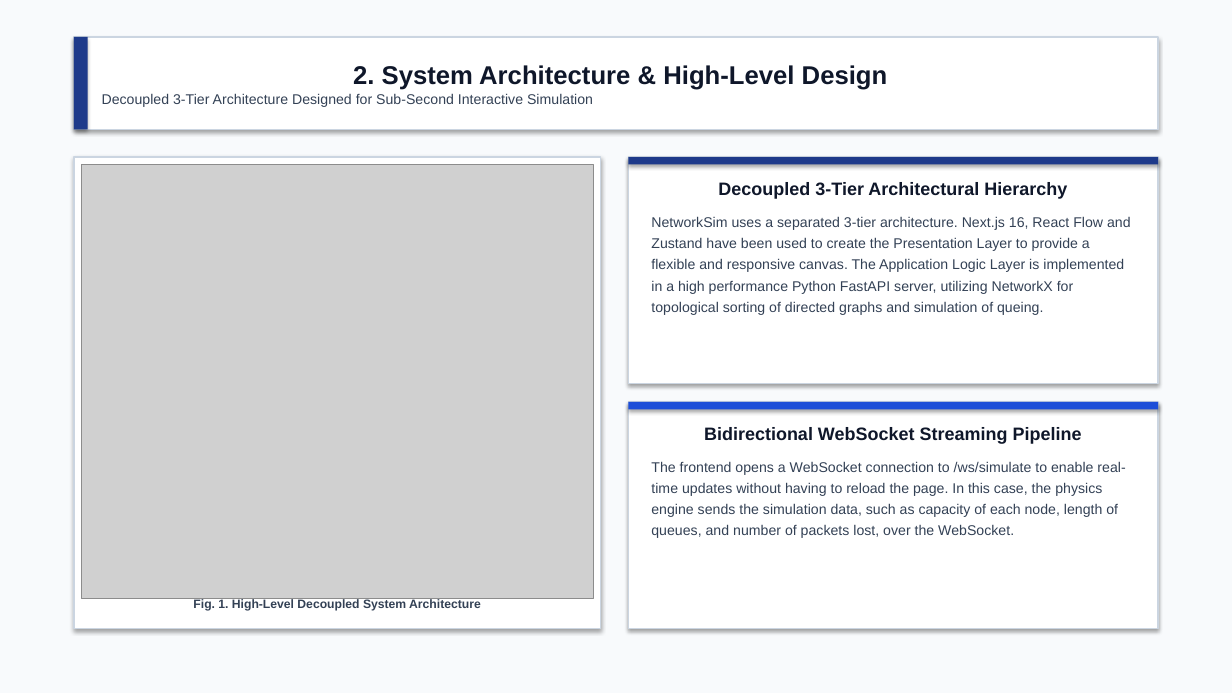
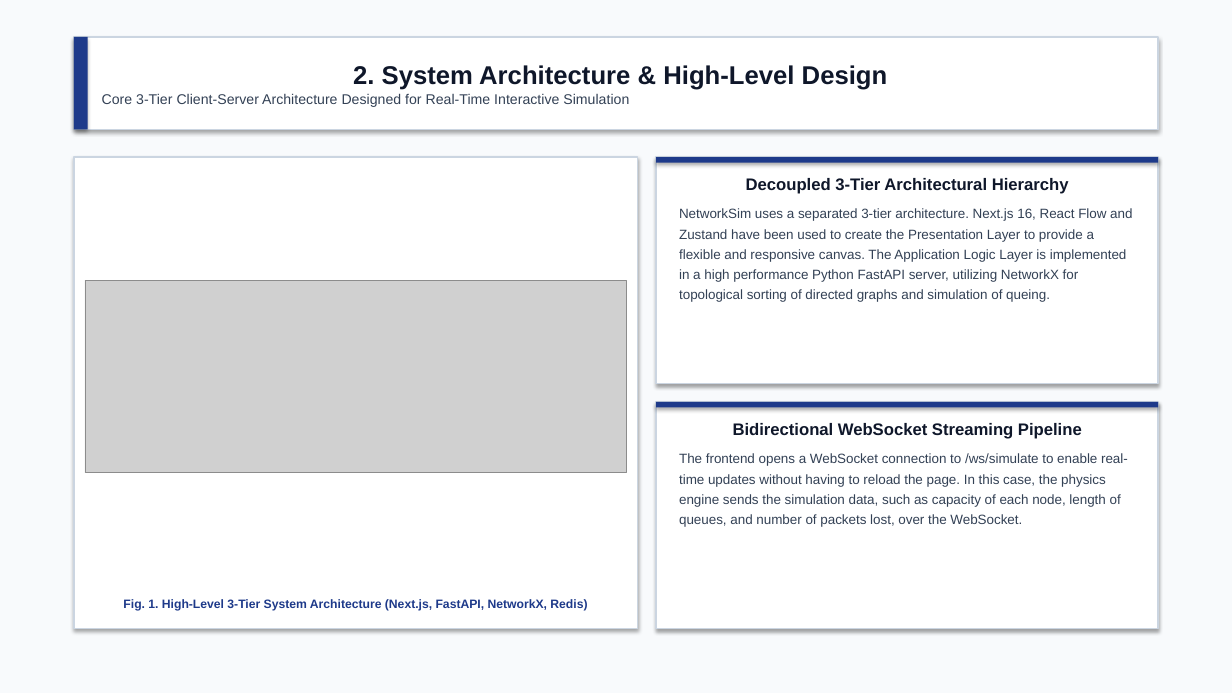
Before and after one commit to ankur-on-github/NetworkSim, a slide deck: slide 3 of University_Submissions/24BCE1836_NetworkSim_Presentation.pptx. Drawn at 1232x693 pixels with LibreOffice and Linux fonts; fonts in the diff are those of the drawing; grey boxes stand for pictures. Boxes give left, top, right and bottom in pixels: in the first picture for what was removed or moved away, otherwise in the second. Text is boxed around its words. In the diff, an @@ line names an element or a change of style, - is before the commit and + after.

Commit message:
Fix diagram mappings to use genuine System Architecture & DFD, unify presentation colors to academic navy

```diff
--- a/University_Submissions/24BCE1836_NetworkSim_Presentation.pptx
+++ b/University_Submissions/24BCE1836_NetworkSim_Presentation.pptx
@@ text in rectangle at [102, 93, 629, 107]: text changed @@
-Decoupled 3-Tier Architecture Designed for Sub-Second Interactive Simulation
+Core 3-Tier Client-Server Architecture Designed for Real-Time Interactive Simulation
@@ rectangle: place and size @@
-rectangle at [74, 157, 601, 628]
+rectangle at [74, 157, 638, 628]
@@ rectangle "Decoupled 3-Tier Architectural Hierarchy": place and size @@
-rectangle "Decoupled 3-Tier Architectural Hierarchy" at [628, 157, 1158, 384]
+rectangle "Decoupled 3-Tier Architectural Hierarchy" at [656, 157, 1158, 384]
@@ rectangle "Decoupled 3-Tier Architectural Hierarchy" at [656, 157, 1158, 384]: size 14 to 13 pt in "Decoupled 3-Tier Architectural Hierarchy"; size 11 to 10.5 pt in "NetworkSim uses a separated 3-tier architecture. Next.js ..."; less space between paragraphs @@
@@ rectangle: place and size @@
-rectangle at [628, 157, 1158, 165]
+rectangle at [656, 157, 1158, 163]
@@ picture: place and size @@
-picture at [81, 165, 593, 599]
+picture at [85, 280, 627, 473]
@@ rectangle "Bidirectional WebSocket Streaming Pipeline": place and size @@
-rectangle "Bidirectional WebSocket Streaming Pipeline" at [628, 402, 1158, 628]
+rectangle "Bidirectional WebSocket Streaming Pipeline" at [656, 402, 1158, 628]
@@ rectangle "Bidirectional WebSocket Streaming Pipeline" at [656, 402, 1158, 628]: size 14 to 13 pt in "Bidirectional WebSocket Streaming Pipeline"; size 11 to 10.5 pt in "The frontend opens a WebSocket connection to ..."; less space between paragraphs @@
@@ rectangle: place and size @@
-rectangle at [628, 402, 1158, 409]
+rectangle at [656, 402, 1158, 408]
@@ rectangle at [656, 402, 1158, 408]: fill #1D4ED8 to #1E3A8A @@
@@ text at [123, 599, 587, 611]: text changed; text colour #334155 to #1E3A8A @@
-Fig. 1. High-Level Decoupled System Architecture
+Fig. 1. High-Level 3-Tier System Architecture (Next.js, FastAPI, NetworkX, Redis)
```
Also in this commit, not shown: 9 other slides changed, 39 other files.
